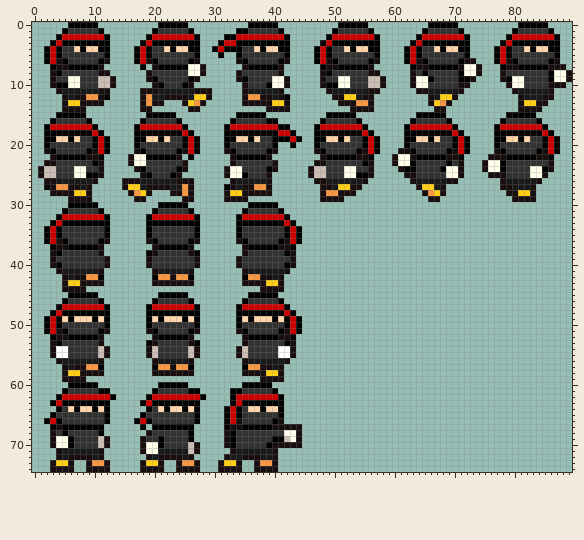
One commit to this sprite sheet: assets/images/ninjaSpritesheetNoSquares.png. The picture above is the old version.
The file is 90x75 pixels.
Now the later version:
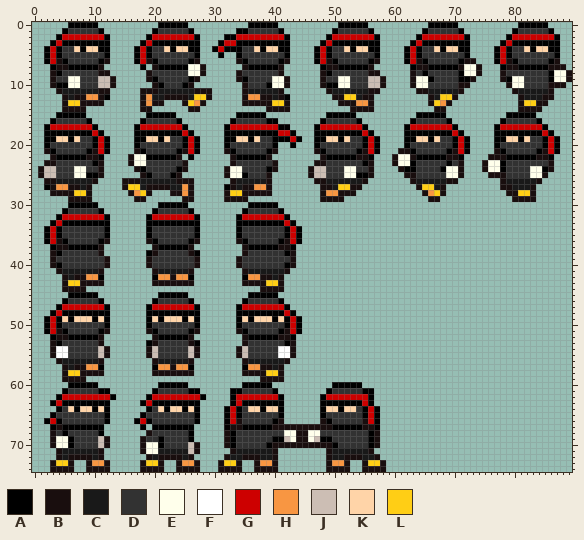
Palette (. is transparent): A #000000  B #190e0e  C #191919  D #323232  E #ffffeb  F #ffffff  G #cd0000  H #f89642  J #ccbeb4  K #ffd4a8  L #ffce15
What changed:
y 60: x 50..54 ..... -> AAAAA
y 61: x 49..56 ........ -> ADDDDDAA
y 62: x 48..56 ......... -> AGGGGGGGA
y 63: x 48..56 ......... -> AAAAAAAGA
y 64: x 48..57 .......... -> AKKAKKDAGA
y 65: x 48..57 .......... -> ADDDDDDAGA
y 66: x 48..57 .......... -> BADDDDDBGA
y 67: x 45..57 ............. -> BBBBBAAAAABBA
y 68: x 45..57 ............. -> BEEDDDDDDDDAB
y 69: x 45..57 ............. -> BEJAADDDDDDAB
y 70: x 45..57 ............. -> BBBBBADDDDDAB
y 71: x 49..56 ........ -> BCCCCCCB
y 72: x 49..57 ......... -> BCCBBBCCB
y 73: x 49..52 .... -> BHHB; x 55..58 .... -> BLLB
y 74: x 49..52 .... -> BBBB; x 55..58 .... -> BBBB
Where, in picture pixels (left, top, right, bottom), the same in both pictures:
added: (302, 382, 386, 472)
